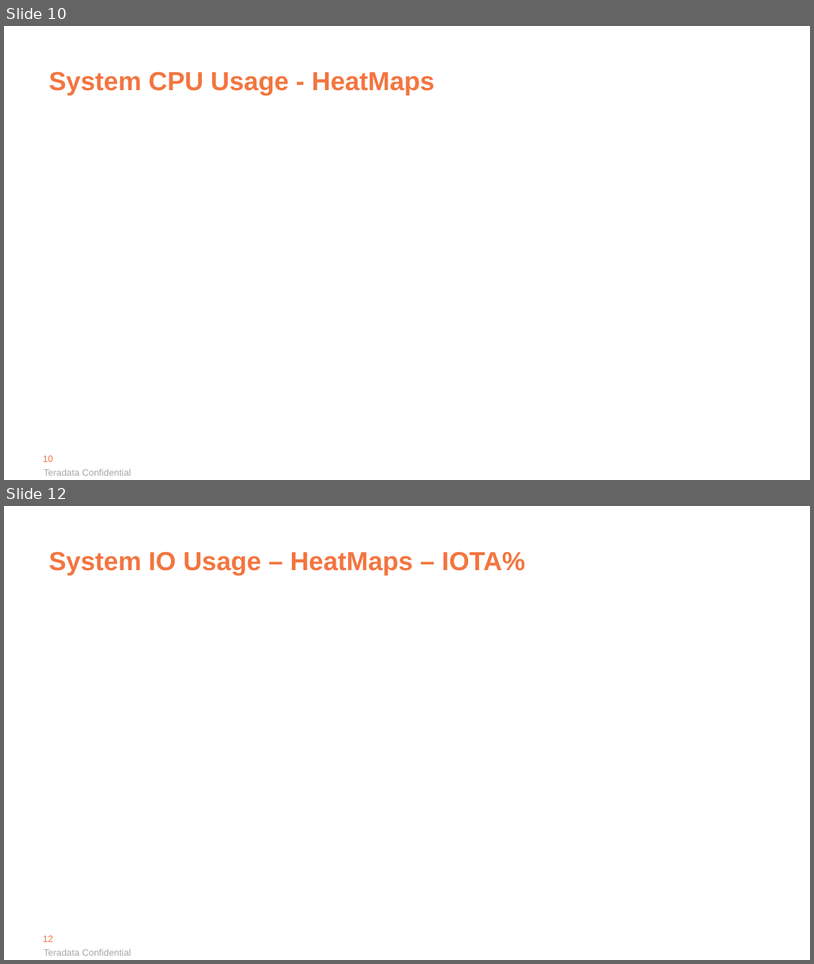
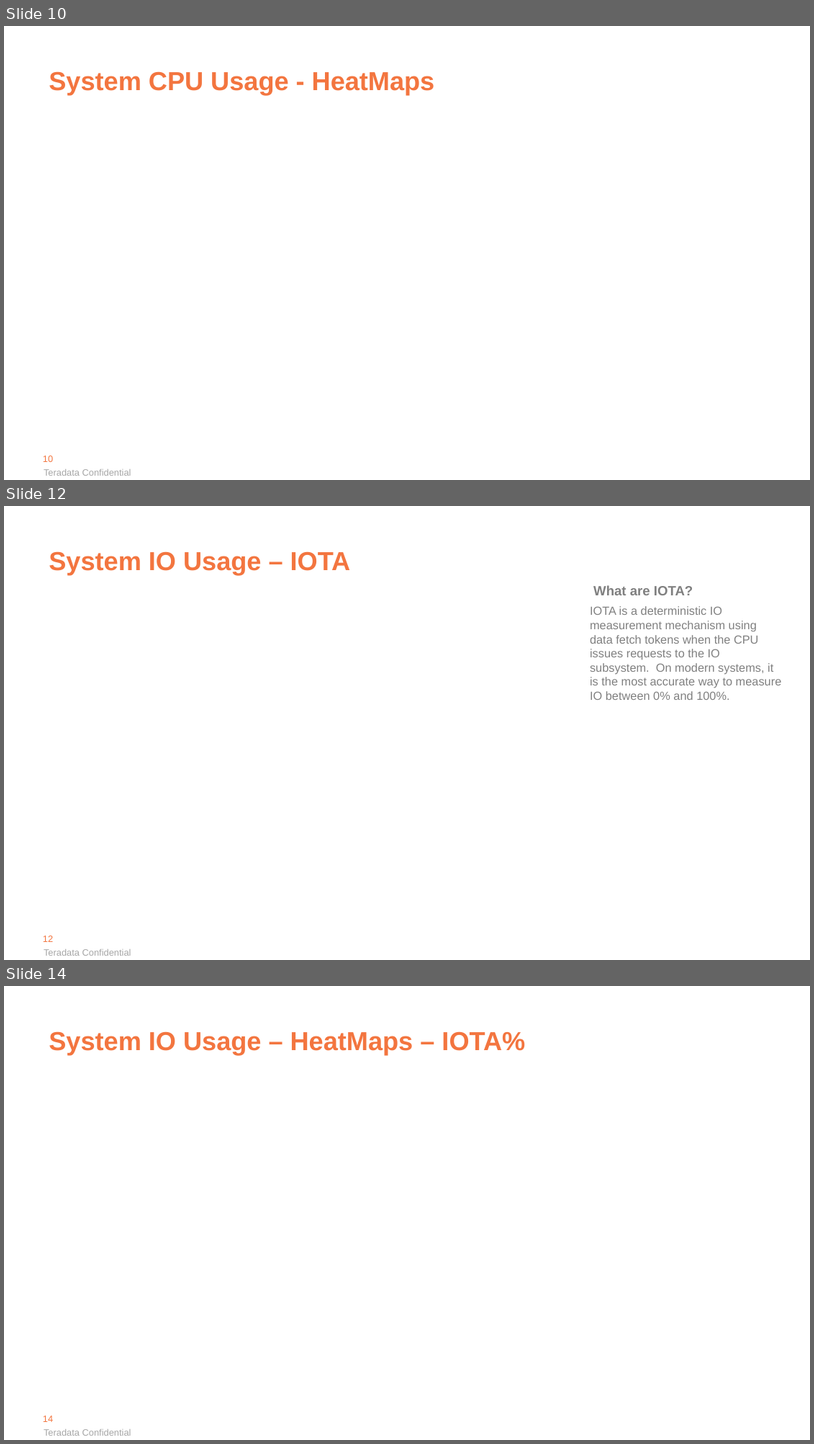
Before and after one commit to tdcoa/systasks, a slide deck: Solutions/ppt/Vantage Health Check v4.0.pptx. Shown one above the other, each under a label of ours: slides 10 and 12 before the commit, slides 10, 12 and 14 after it; the slides between them are not shown. The pictures are 814x964 and 814x1444 pixels, drawn with LibreOffice and Linux fonts; fonts in the diff are those of the drawing; background and template pictures are left out. Boxes give left, top, right and bottom in pixels: in the first picture for what was removed or moved away, otherwise in the second. Text is boxed around its words. In the diff, an @@ line names an element or a change of style, - is before the commit and + after.

Commit message:
add 2 more IO slides (IOTA /IOBusy) to deck

```diff
--- a/Solutions/ppt/Vantage Health Check v4.0.pptx
+++ b/Solutions/ppt/Vantage Health Check v4.0.pptx
@@ slide 12 added at [4, 506, 810, 960], background #FFFFFF; not listed: 2 template elements that a slide beside it also shows @@
@@ title added at [49, 551, 351, 575], 31 pt, text #F3753F, bold @@
+System IO Usage – IOTA
@@ text added at [590, 585, 782, 700], 14 pt, text #808080 @@
+What are IOTA?
+IOTA is a deterministic IO measurement mechanism using data fetch tokens when the CPU issues requests to the IO subsystem. On modern systems, it is the most accurate way to measure IO between 0% and 100%.
@@ rectangle added at [41, 596, 583, 934], fill #FFFFFF @@
@@ what was slide 12 is now slide 14 @@
@@ page number at [43, 1415, 53, 1422]: text changed @@
-12
+14
```
Also in this commit, not shown: 2 slides changed, 1 other slide added, 2 other files.
